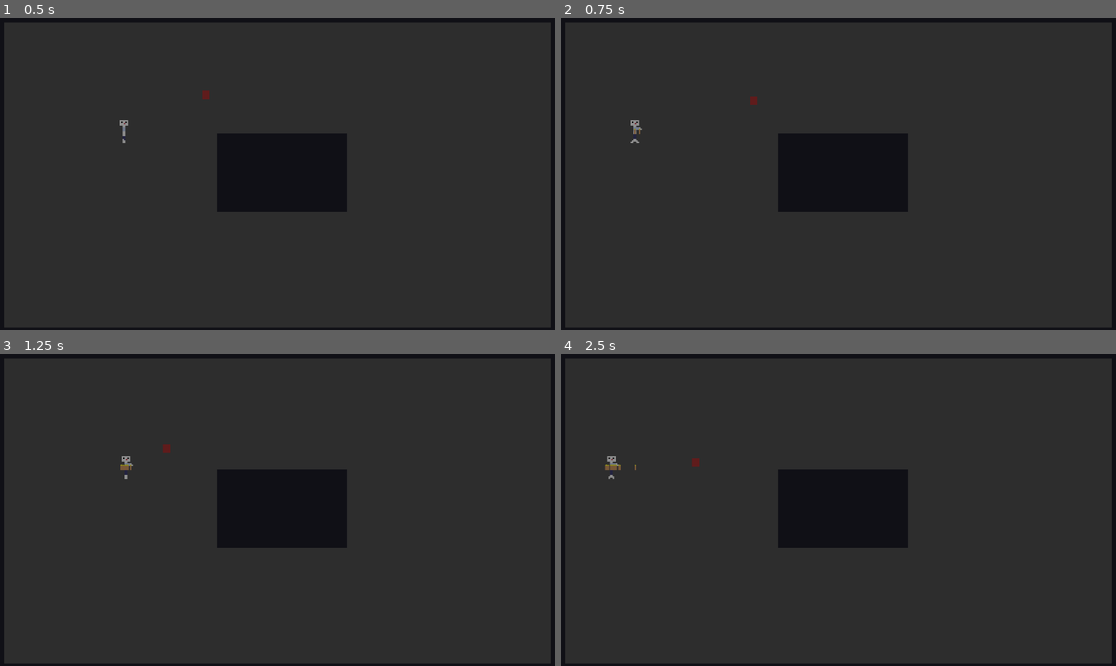
Above: before the commit, frames 1-4 (two rows, left to right).
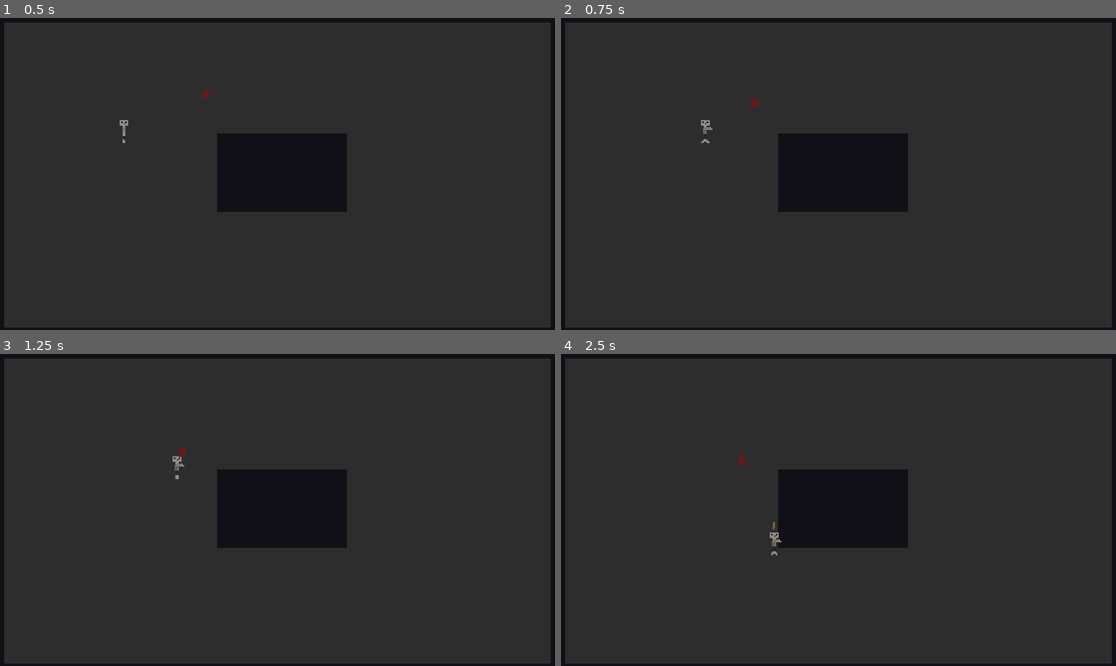
Above: after the commit, the same moments.

Repository: NoxLoveYa/2DSurvivorGodot
Game: Godot game, scene res://Main.tscn
Same seed, same stepped clock (60 frames per second), same inputs: the game is played once before the commit and once after it.
Inputs (mouse positions are in pixels of both pictures, inside the frame that each line leads up to):
- Up to frame 1 (0.5 s): no input
- Up to frame 2 (0.75 s): tap Enter at 0.5 s; move the mouse to (960, 158) at 0.52 s; press the mouse at (960, 158) at 0.53 s; hold Right (move_right) from 0.53 s (still down)
- Up to frame 3 (1.25 s): keep holding Right (move_right)
- Up to frame 4 (2.5 s): move the mouse to (727, 525) at 1.27 s; release Right (move_right) at 1.28 s; release the mouse at (727, 525) at 1.28 s; hold S (move_down) 1.28-2.03 s; click (727, 525) at 1.35 s; move the mouse to (894, 441) at 2.02 s; press the mouse at (894, 441) at 2.03 s; hold Right (move_right) from 2.03 s (still down)

Frame 1 is identical in both runs. In frame 2, 0.2% of the frame differs, in the area x 12-36%, y 25-41%; in frame 3, 0.2%; in frame 4, 0.3%, in the area x 7-40%, y 32-65%.

Commit message:
fixed weir dbehaviors of bullets

Diff:
--- a/Bullet.tscn
+++ b/Bullet.tscn
@@ -8,6 +8,7 @@
 
 [node name="AnimatableBody2D" type="AnimatableBody2D"]
 scale = Vector2(0.25, 0.25)
+collision_layer = 2
 
 [node name="CollisionShape2D" type="CollisionShape2D" parent="."]
 shape = SubResource("CapsuleShape2D_75rd2")
--- a/Ennemy_basic.tscn
+++ b/Ennemy_basic.tscn
@@ -23,6 +23,7 @@
 
 [node name="CharacterBody2D" type="CharacterBody2D"]
 scale = Vector2(3, 3)
+collision_mask = 3
 script = ExtResource("1_dqyw2")
 
 [node name="AnimatedSprite2D" type="AnimatedSprite2D" parent="."]
--- a/project.godot
+++ b/project.godot
@@ -59,6 +59,10 @@
 ]
 }
 
+[layer_names]
+
+2d_physics/layer_2="Bullet"
+
 [rendering]
 
 environment/defaults/default_clear_color=Color(0.192157, 0.192157, 0.192157, 1)
